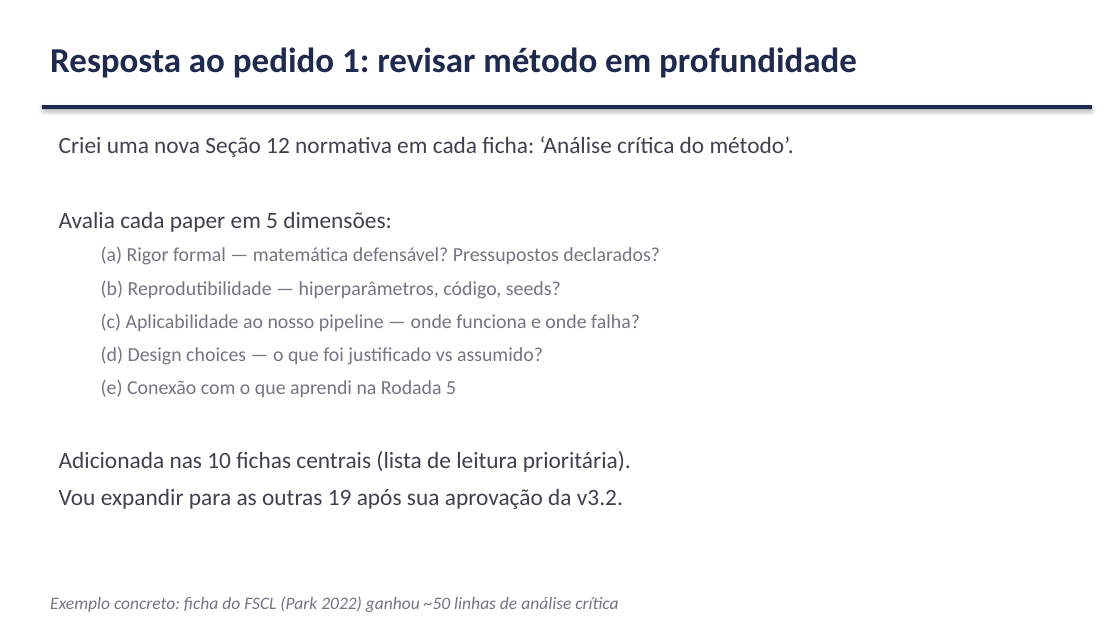
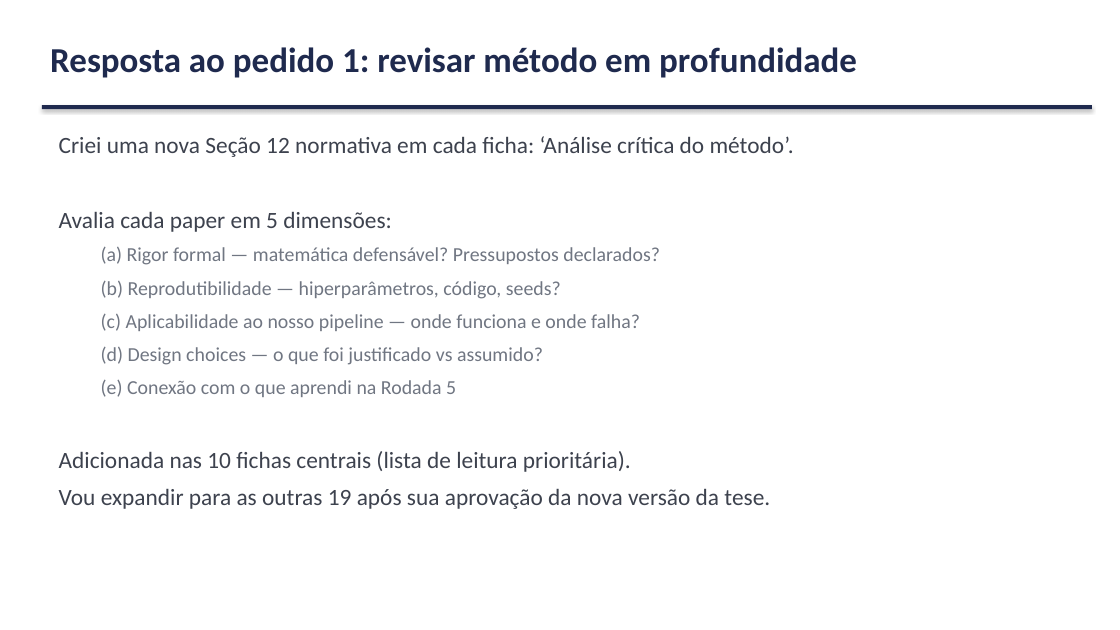
Before and after one commit to marcellozzetti/Facial-Recognition-Models-Mitigating-Bias, a slide deck: slide 9 of docs/ativo/material_reuniao_orientador_v3.2.1.pptx. Drawn at 1120x630 pixels with LibreOffice and Linux fonts; fonts in the diff are those of the drawing. Boxes give left, top, right and bottom in pixels: in the first picture for what was removed or moved away, otherwise in the second. Text is boxed around its words. In the diff, an @@ line names an element or a change of style, - is before the commit and + after.

```diff
--- a/docs/ativo/material_reuniao_orientador_v3.2.1.pptx
+++ b/docs/ativo/material_reuniao_orientador_v3.2.1.pptx
@@ text at (59, 489, 770, 509): text changed @@
-Vou expandir para as outras 19 após sua aprovação da v3.2.
+Vou expandir para as outras 19 após sua aprovação da nova versão da tese.
@@ text removed at (50, 596, 618, 612) @@
-Exemplo concreto: ficha do FSCL (Park 2022) ganhou ~50 linhas de análise crítica
```
Also in this commit, not shown: 15 other slides changed, 1 other file.
